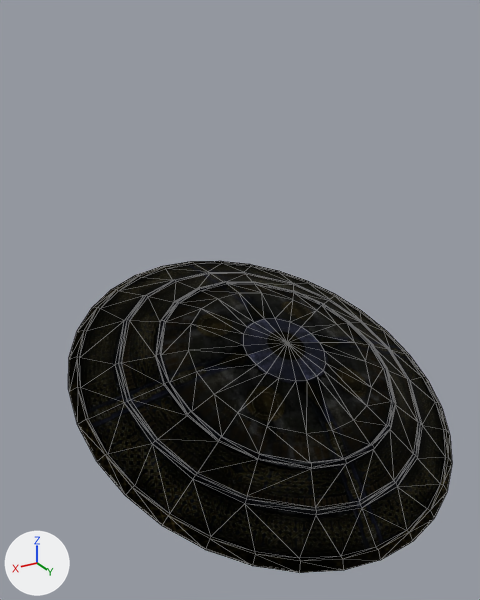
An edit to the glTF model assets/models/ITAR_SHIELD_04_NEW.glb, drawn before and after from the same camera.
Both versions are drawn from a 50 mm camera at (0.636, 1.101, 0.694) aimed at (0.047, 0.118, 0.203). Lighting does not change. The marker at lower left points along +X, +Y and +Z. Mesh edges are drawn as thin lines. Vertices at the same position are counted once.
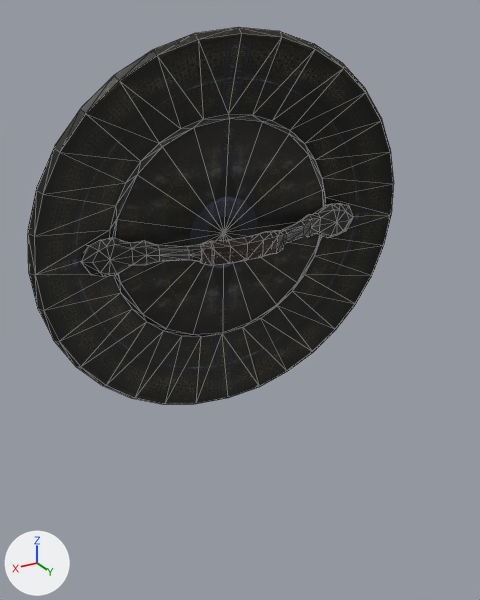
Where the change shows, as pixel boxes (x1, y1, x2, y2) in the pictures (480 x 600 px):
'Mesh', surface changed, reshaped (21% taller): before (68, 261, 452, 573); after (28, 27, 394, 404)

The change, as a list of edits to the scene's bpy script:
```text
Change mat_shieldblades:
    mat_shieldblades.metallic: 1.0 -> 0.0
    mat_shieldblades.roughness: 1.0 -> 0.5
Change me_mesh:
    where me_mesh.from_pydata(...)  # 532 vertices, 980 faces; spans x -0.411..0.377, y -0.243..0.491, z -0.155..0.162
    used by ob_mesh; location = (0.0, 0.0, 0.0)
    me_mesh part 1: the whole mesh is multiplied about its middle by the matrix ((0.022, 0.893, -0.45), (-0.018, -0.449, -0.893), (-1.0, 0.028, 0.006)), then moved by (0.013, -0.123, 0.276)
```
